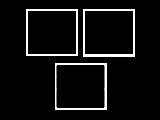
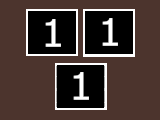
Comparing the layer stacks of the two w=160, h=120 images. Changes:
painted on "Skype Box" over [0, 0, 160, 120]
showed group "Top Left" (25 layers) over [17, 8, 84, 59]
showed group "Top Right" (25 layers) over [74, 7, 141, 58]
showed group "Bottom" (27 layers) over [45, 61, 112, 112]
